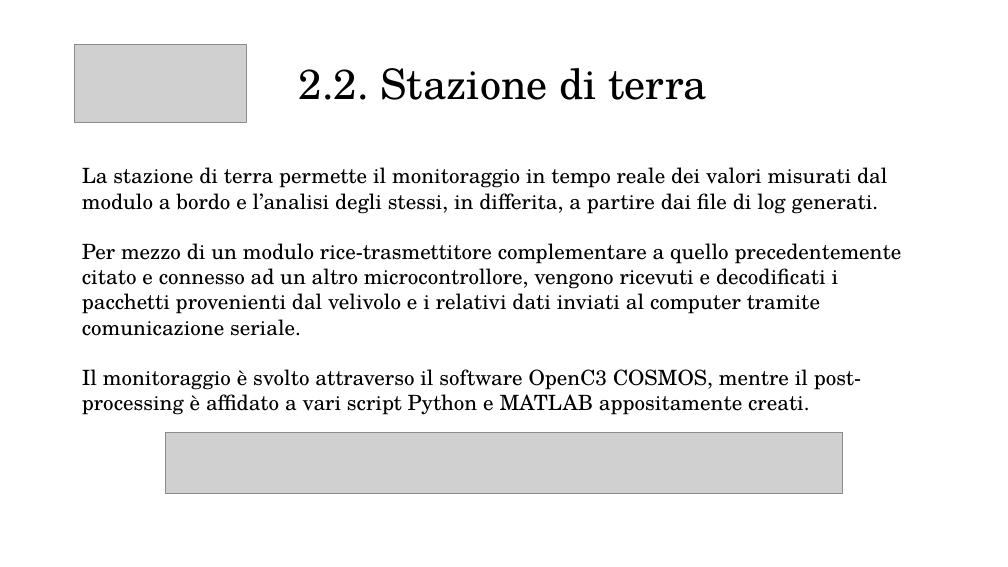
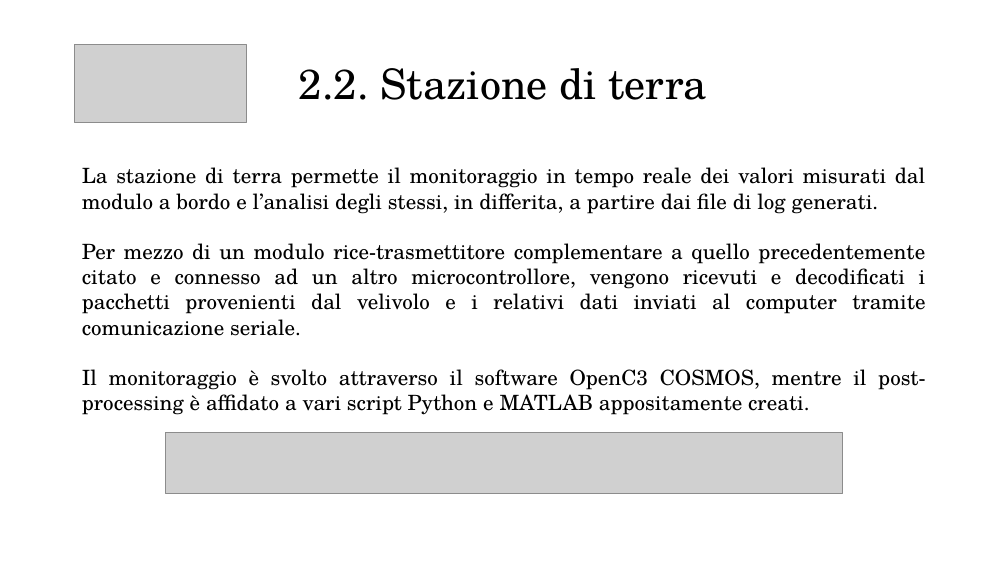
Before and after one commit to emanuele-cason/Tesi, a slide deck: slide 5 of Presentazione/Presentazione relazione.pptx. Drawn at 1008x567 pixels with LibreOffice and Linux fonts; fonts in the diff are those of the drawing; grey boxes stand for pictures. Boxes give left, top, right and bottom in pixels: in the first picture for what was removed or moved away, otherwise in the second. Text is boxed around its words. In the diff, an @@ line names an element or a change of style, - is before the commit and + after.

```diff
--- a/Presentazione/Presentazione relazione.pptx
+++ b/Presentazione/Presentazione relazione.pptx
@@ text "La stazione di terra permette ..." at [82,167,926,415]: alignment left to justified @@
```
Also in this commit, not shown: 2 other slides changed, 6 slides added, 4 other files.
